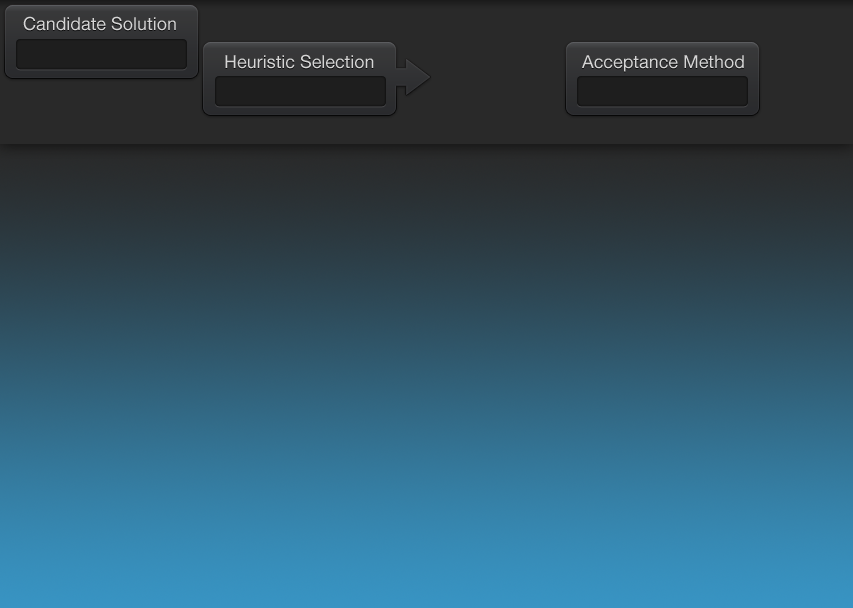
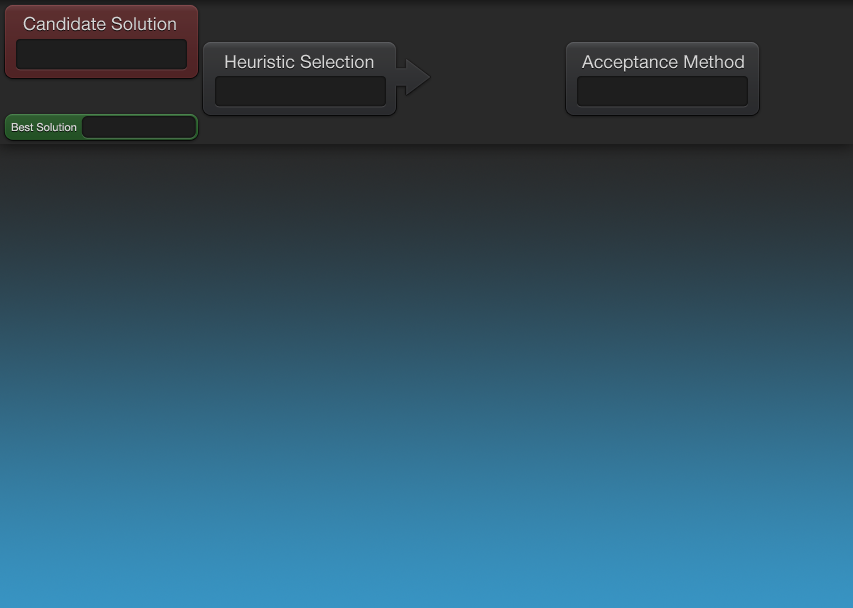
Before/after of a 853px x 608px layered artwork. What changed in the layer stack:
added group "Candidate Solution" (1st of 2, in "Header") with 3 layers in group "Header" over left=5, top=5, right=198, bottom=78
moved "Candidate Solution" (2nd of 2, in "Header" › "Candidate Solution") into group "Candidate Solution" over left=23, top=16, right=176, bottom=31
renamed "Shape 2" to "Field", moved it into group "Candidate Solution" over left=16, top=39, right=187, bottom=70
renamed "Shape 1 copy 2" to "Bubble", moved it into group "Candidate Solution" over left=5, top=5, right=198, bottom=78
added group "Best Solution" (1st of 2, in "Header") with 3 layers in group "Header" over left=4, top=114, right=198, bottom=140
added layer "Best Solution" (2nd of 2, in "Header" › "Best Solution") in group "Best Solution" over left=11, top=122, right=77, bottom=132
added layer "Shape 1" in group "Best Solution" over left=81, top=116, right=196, bottom=138
added layer "Bubble" (3rd of 3, in "Header" › "Best Solution") (90%) in group "Best Solution" over left=4, top=114, right=198, bottom=140
moved "Top Menu Shadow" into group "Header" over left=6, top=5, right=197, bottom=9
moved "Panel" into group "Header" over left=3, top=5, right=200, bottom=143
